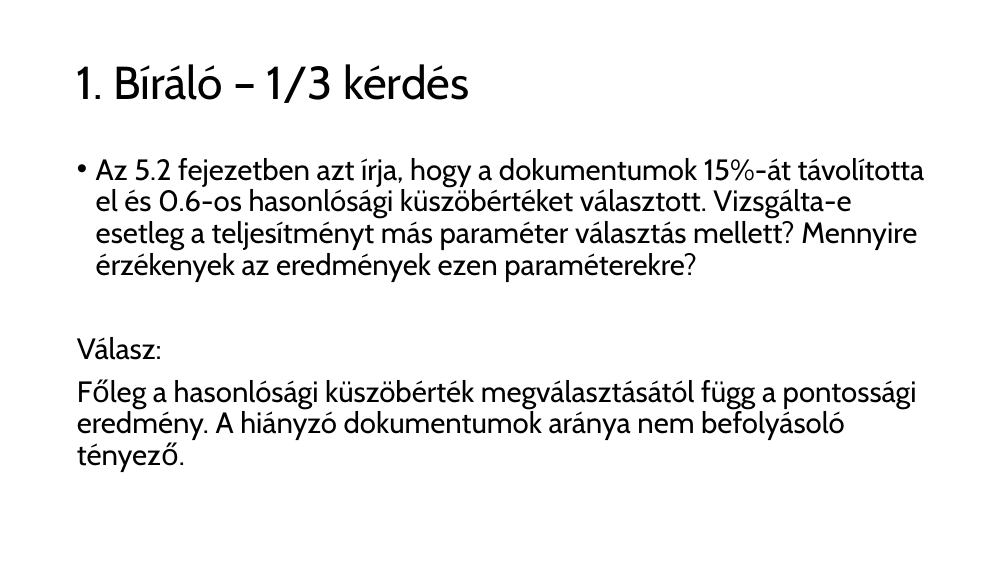
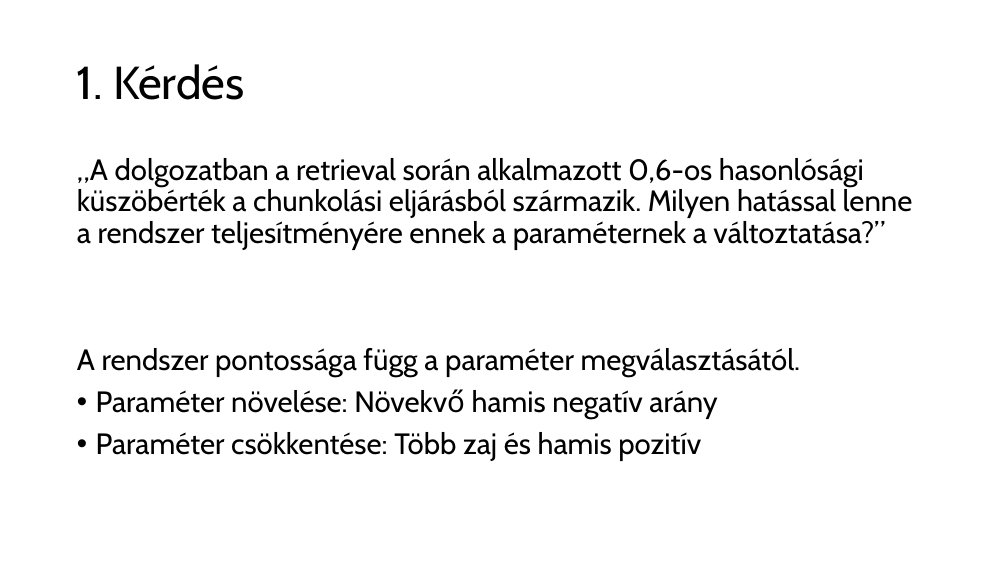
Before and after one commit to czotterbenedek/szakdoga_tdk, a slide deck: slide 23 of szakdoga/szakdolgozat_vedes.pptx. Drawn at 1008x567 pixels with LibreOffice and Linux fonts; fonts in the diff are those of the drawing. Boxes give left, top, right and bottom in pixels: in the first picture for what was removed or moved away, otherwise in the second. Text is boxed around its words. In the diff, an @@ line names an element or a change of style, - is before the commit and + after.

```diff
--- a/szakdoga/szakdolgozat_vedes.pptx
+++ b/szakdoga/szakdolgozat_vedes.pptx
@@ title at bbox=[77, 64, 244, 100]: text changed @@
-1. Bíráló – 1/3 kérdés
+1. Kérdés
@@ text at bbox=[77, 158, 913, 461]: text changed @@
-• Az 5.2 fejezetben azt írja, hogy a dokumentumok 15%-át távolította el és 0.6-os hasonlósági küszöbértéket választott. Vizsgálta-e esetleg a teljesítményt más paraméter választás mellett? Mennyire érzékenyek az eredmények ezen paraméterekre?
-Válasz:
-Főleg a hasonlósági küszöbérték megválasztásától függ a pontossági eredmény. A hiányzó dokumentumok aránya nem befolyásoló tényező.
+„A dolgozatban a retrieval során alkalmazott 0,6-os hasonlósági küszöbérték a chunkolási eljárásból származik. Milyen hatással lenne a rendszer teljesítményére ennek a paraméternek a változtatása?”
+A rendszer pontossága függ a paraméter megválasztásától.
+• Paraméter növelése: Növekvő hamis negatív arány
+• Paraméter csökkentése: Több zaj és hamis pozitív
```
Also in this commit, not shown: 21 other slides changed, 2 slides added, 1 other file.
